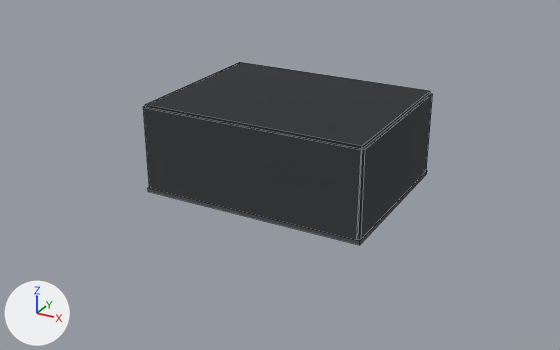
An edit to the Blender file art/blender/studio-room-01.blend, drawn before and after from the same camera.
One viewpoint serves both versions: a camera (50 mm lens) standing at (12.92, -24.37, 12.24) and looking at (-0.12, -0.66, 0.39). Arrows for +X, +Y and +Z are at lower left; the lights stay in place. The picture after the commit comes second. Mesh edges are drawn as thin lines.

In view in the first picture: 'ceiling', 'end_wall.001', 'floor', 'side_wall.001'.
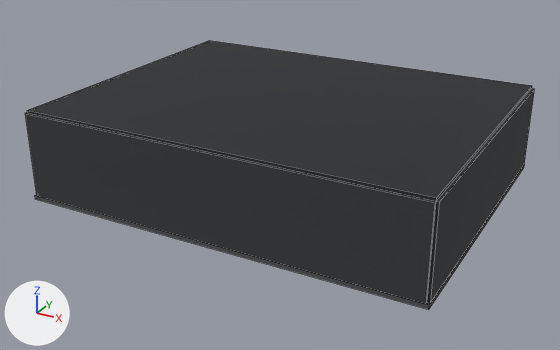
Where the newer file only moved an object's origin or applied its transform, the numbers keep the older frame.

What changed in the scene script:
```text
Change me_cube_001:
    remove me_cube_001.from_pydata(...)  # 8 vertices, 6 faces; spans x -4.35..4.35, y -3.35..3.35, z -0.08..0.08
    add me_cube_001.from_pydata(...)  # 8 vertices, 6 faces; spans x -7.6..7.6, y -5.9..5.9, z -0.08..0.08
    me_cube_001 part 1
    me_cube_001.vertices[0].co: (-4.35, -3.35, -0.08) -> (-7.6, -5.9, -0.08)  # pixel (148, 191) -> pixel (35, 199)
    me_cube_001.vertices[1].co: (-4.35, -3.35, 0.08) -> (-7.6, -5.9, 0.08)  # pixel (147, 187) -> pixel (34, 195)
    me_cube_001.vertices[2].co: (-4.35, 3.35, -0.08) -> (-7.6, 5.9, -0.08)
    me_cube_001.vertices[3].co: (-4.35, 3.35, 0.08) -> (-7.6, 5.9, 0.08)
    me_cube_001.vertices[4].co: (4.35, -3.35, -0.08) -> (7.6, -5.9, -0.08)  # pixel (359, 245) -> pixel (428, 309)
    me_cube_001.vertices[5].co: (4.35, -3.35, 0.08) -> (7.6, -5.9, 0.08)  # pixel (359, 240) -> pixel (429, 304)
    me_cube_001.vertices[6].co: (4.35, 3.35, -0.08) -> (7.6, 5.9, -0.08)  # pixel (426, 173) -> pixel (524, 167)
    me_cube_001.vertices[7].co: (4.35, 3.35, 0.08) -> (7.6, 5.9, 0.08)  # pixel (427, 170) -> pixel (524, 163)
Change me_cube_002:
    remove me_cube_002.from_pydata(...)  # 8 vertices, 6 faces; spans x -4.25..4.25, y -3.25..3.25, z -0.05..0.05
    add me_cube_002.from_pydata(...)  # 8 vertices, 6 faces; spans x -7.5..7.5, y -5.8..5.8, z -0.05..0.05
    me_cube_002 part 2
    me_cube_002.vertices[0].co: (-4.25, -3.25, -0.05) -> (-7.5, -5.8, -0.05)  # pixel (145, 106) -> pixel (27, 112)
    me_cube_002.vertices[1].co: (-4.25, -3.25, 0.05) -> (-7.5, -5.8, 0.05)  # pixel (145, 104) -> pixel (27, 110)
    me_cube_002.vertices[2].co: (-4.25, 3.25, -0.05) -> (-7.5, 5.8, -0.05)
    me_cube_002.vertices[3].co: (-4.25, 3.25, 0.05) -> (-7.5, 5.8, 0.05)  # pixel (239, 62) -> pixel (209, 40)
    me_cube_002.vertices[4].co: (4.25, -3.25, -0.05) -> (7.5, -5.8, -0.05)  # pixel (362, 148) -> pixel (436, 201)
    me_cube_002.vertices[5].co: (4.25, -3.25, 0.05) -> (7.5, -5.8, 0.05)  # pixel (362, 145) -> pixel (436, 197)
    me_cube_002.vertices[6].co: (4.25, 3.25, -0.05) -> (7.5, 5.8, -0.05)  # pixel (430, 93) -> pixel (531, 88)
    me_cube_002.vertices[7].co: (4.25, 3.25, 0.05) -> (7.5, 5.8, 0.05)  # pixel (430, 90) -> pixel (532, 85)
Change me_cube_004:
    remove me_cube_004.from_pydata(...)  # 8 vertices, 6 faces; spans x -0.05..0.05, y -3.25..3.25, z -1.6..1.6
    add me_cube_004.from_pydata(...)  # 8 vertices, 6 faces; spans x -0.05..0.05, y -5.8..5.8, z -1.6..1.6
    me_cube_004 part 3
    add for i in [0, 1, 4, 5]: me_cube_004.vertices[i].co += Vector((0.0, -2.55, 0.0))
    add for i in [2, 3, 6, 7]: me_cube_004.vertices[i].co += Vector((0.0, 2.55, 0.0))
Change me_cube_006:
    remove me_cube_006.from_pydata(...)  # 8 vertices, 6 faces; spans x -4.25..4.25, y -0.05..0.05, z -1.6..1.6
    add me_cube_006.from_pydata(...)  # 8 vertices, 6 faces; spans x -7.5..7.5, y -0.05..0.05, z -1.6..1.6
    me_cube_006 part 4
    add for i in [*range(0, 4)]: me_cube_006.vertices[i].co += Vector((-3.25, 0.0, 0.0))
    add for i in [*range(4, 8)]: me_cube_006.vertices[i].co += Vector((3.25, 0.0, 0.0))
Change ob_side_wall_001:
    ob_side_wall_001.location: (4.3, 0.0, 1.6) -> (7.55, 0.0, 1.6)
Change ob_end_wall_001:
    ob_end_wall_001.location: (0.0, -3.3, 1.6) -> (0.0, -5.85, 1.6)
```

What differs and where, as boxes [x1, y1, x2, y2] in the pictures (560 x 350 px):
'end_wall.001', reshaped, moved (88% wider, 43% taller): before [144, 107, 362, 240]; after [26, 113, 436, 304]
'ceiling', reshaped (77% wider, 83% taller): before [145, 62, 430, 149]; after [27, 41, 532, 201]
'side_wall.001', reshaped, moved (42% wider, 47% taller): before [358, 93, 433, 239]; after [427, 88, 534, 303]
'floor', reshaped (75% wider, 93% taller): before [148, 170, 427, 245]; after [35, 164, 525, 310]
